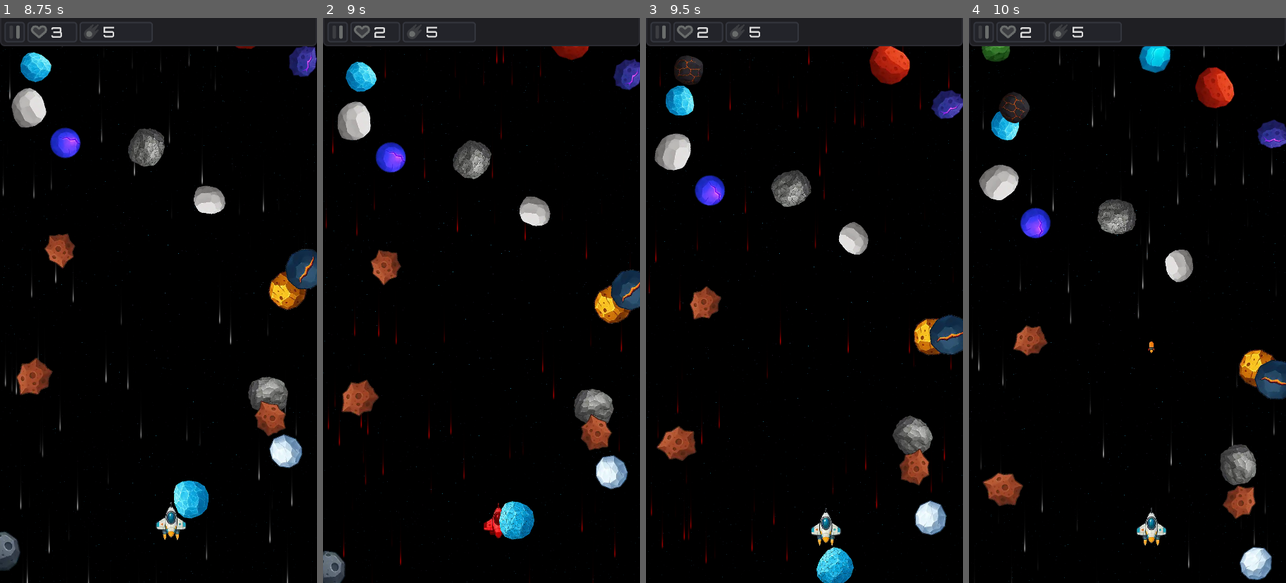
Above: before the commit, frames 1-4 (left to right).
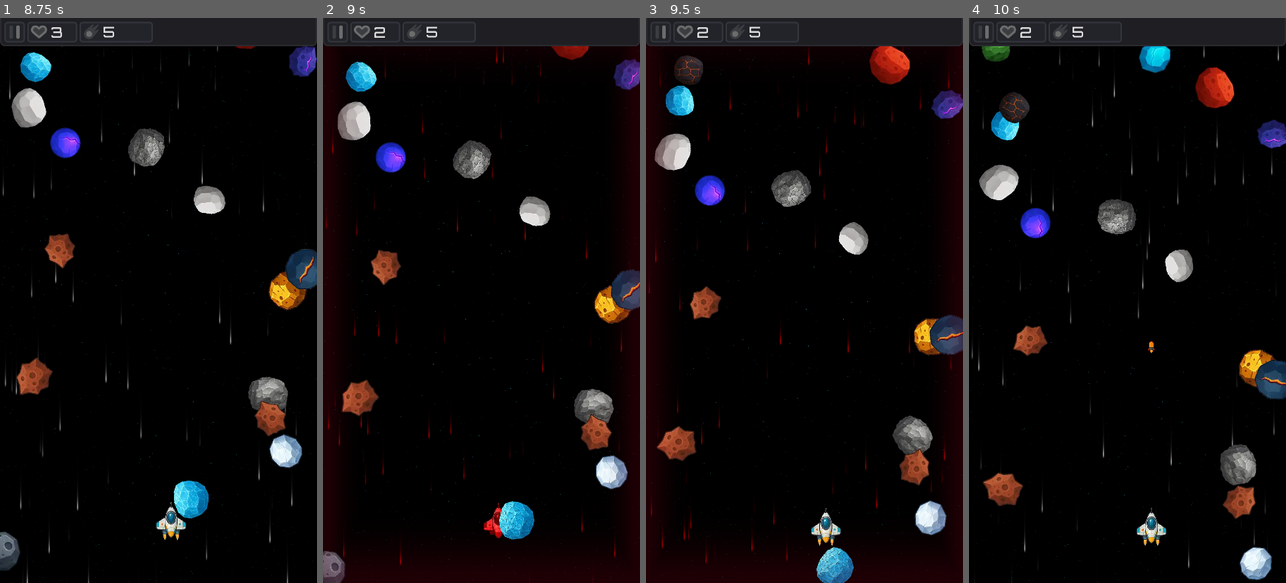
Above: after the commit, the same moments.

Repository: MjavadH/StonDodge
Game: Godot game, scene res://UI/StartMenu/start.tscn
The game is run twice, just before and just after one commit, with the same random seed, the same clock (stepped at 60 frames per second) and the same inputs. Sound files missing from this copy of the repository are replaced by a short silence.
Inputs (mouse positions are in pixels of both pictures, inside the frame that each line leads up to):
- Up to frame 1 (8.75 s): click "Start" at 0.5 s; click "Survival" at 1.25 s; move the mouse to (228, 272) at 2.02 s; press the mouse at (228, 272) at 2.03 s; release the mouse at (228, 272) at 2.75 s; drag from (95, 328) to (269, 57) at 2.77 s; move the mouse to (190, 176) at 3.52 s; press the mouse at (190, 176) at 3.53 s; release the mouse at (190, 176) at 4.25 s; drag from (142, 413) to (0, 176) at 4.27 s; move the mouse to (253, 385) at 5.02 s; press the mouse at (253, 385) at 5.03 s; release the mouse at (253, 385) at 5.75 s; drag from (63, 215) to (269, 215) at 5.77 s; move the mouse to (174, 300) at 6.52 s; press the mouse at (174, 300) at 6.53 s; release the mouse at (174, 300) at 7.25 s; drag from (110, 159) to (190, 362) at 7.27 s; move the mouse to (228, 272) at 8.02 s; press the mouse at (228, 272) at 8.03 s
- Up to frame 2 (9 s): release the mouse at (551, 272) at 8.75 s; drag from (418, 328) to (608, 453) at 8.77 s
- Up to frame 3 (9.5 s): no input
- Up to frame 4 (10 s): move the mouse to (1159, 176) at 9.52 s; press the mouse at (1159, 176) at 9.53 s

Frame 1 is identical in both runs. In frame 2, 7.7% of the frame differs, in the area x 0-100%, y 4-100%; in frame 3, 8.0%; in frame 4, nothing differs.

Commit message:
feat(bonus): add slow-motion power-up
Introduces a new 'Slow-Mo' bonus that slows down enemy movement for a limited time, giving the player a tactical advantage.

- Implements a global speed multiplier in `GameManager` to control the game pace, which is applied to enemy physics.
- The player ship (`BaseShip`) now triggers the effect for 5 seconds upon collecting the bonus.
- Adds all necessary assets, including the bonus icon, data resource (`.tres`), and registers it in the `BonusRegistry` and ship drop tables.

A new screen vignette shader has also been added to provide visual feedback:
- A blue vignette appears when the slow-motion bonus is active.
- A red vignette now appears when the player takes damage.

Finally, the project version is bumped to 5.2.0 to reflect this new feature.

Diff:
--- a/Core/BonusRegistry.tscn
+++ b/Core/BonusRegistry.tscn
@@ -7,7 +7,8 @@
 [ext_resource type="Resource" uid="uid://bnp8wrysoxllv" path="res://Data/Pickups/BulletSpeedBonusData.tres" id="5_wik5w"]
 [ext_resource type="Resource" uid="uid://cmthgg7gbvcmy" path="res://Data/Pickups/2xBonusData.tres" id="6_oejtf"]
 [ext_resource type="Resource" uid="uid://domkqvrw4e2o4" path="res://Data/Pickups/Mini-DroneBonusData.tres" id="7_2500e"]
+[ext_resource type="Resource" uid="uid://c5nq5f6xj6p5n" path="res://Data/Pickups/Slow-MoBonusData.tres" id="8_0acx8"]
 
 [node name="BonusRegistry" type="Node"]
 script = ExtResource("1_wr231")
-all_bonuses = Array[ExtResource("2_2500e")]([ExtResource("3_0acx8"), ExtResource("4_ucl13"), ExtResource("5_wik5w"), ExtResource("6_oejtf"), ExtResource("7_2500e")])
+all_bonuses = Array[ExtResource("2_2500e")]([ExtResource("3_0acx8"), ExtResource("4_ucl13"), ExtResource("5_wik5w"), ExtResource("6_oejtf"), ExtResource("7_2500e"), ExtResource("8_0acx8")])
--- a/Core/GameManager.gd
+++ b/Core/GameManager.gd
@@ -39,7 +39,8 @@
 var _upgrade_levels: Dictionary = {}
 var _current_settings: Dictionary = {}
 
-var t0: int = 0
+var current_slow_mo_multiplier: float = 1.0
+
 ##- Godot Engine Functions ----------------------------------------------------##
 
 func _ready() -> void:
@@ -106,6 +107,14 @@
 		_high_score = _current_game_score
 	total_score_updated.emit(_total_score)
 	save_game()
+
+##- Public API: Bonus ---------------------------------------------------------##
+
+func set_slow_mo_multiplier(multiplier: float) -> void:
+	current_slow_mo_multiplier = multiplier
+
+func get_slow_mo_multiplier() -> float:
+	return current_slow_mo_multiplier
 
 ##- Public API: Equipment -----------------------------------------------------##
 
--- /dev/null
+++ b/Data/Pickups/Slow-MoBonusData.tres
@@ -0,0 +1,12 @@
+[gd_resource type="Resource" script_class="BonusData" load_steps=3 format=3 uid="uid://c5nq5f6xj6p5n"]
+
+[ext_resource type="Script" uid="uid://b7b3jt3pp3g7e" path="res://Data/Pickups/BonusData.gd" id="1_wo1hm"]
+[ext_resource type="Texture2D" uid="uid://bgg85xkpg4fw7" path="res://Bonus/assets/Bonus_Slow-Mo.webp" id="2_wo1hm"]
+
+[resource]
+script = ExtResource("1_wo1hm")
+bonus_type = &"Slow-Mo"
+texture = ExtResource("2_wo1hm")
+collection_anim_name = &"Blue"
+weight = 3
+metadata/_custom_type_script = "uid://b7b3jt3pp3g7e"
--- a/Data/Ships/LunarPhantomData.tres
+++ b/Data/Ships/LunarPhantomData.tres
@@ -20,6 +20,7 @@
 &"2x": 50,
 &"Heal": 10,
 &"Mini-Drone": 10,
+&"Slow-Mo": 5,
 &"Speed": 30
 }
 metadata/_custom_type_script = "uid://dvkagn0jer5ew"
--- a/Data/Ships/SolarDragonData.tres
+++ b/Data/Ships/SolarDragonData.tres
@@ -21,6 +21,7 @@
 &"BulletSpeed": 30,
 &"Heal": 10,
 &"Mini-Drone": 10,
+&"Slow-Mo": 5,
 &"Speed": 40
 }
 metadata/_custom_type_script = "uid://dvkagn0jer5ew"
--- a/Data/Ships/ThunderboltShipData.tres
+++ b/Data/Ships/ThunderboltShipData.tres
@@ -21,6 +21,7 @@
 &"BulletSpeed": 40,
 &"Heal": 10,
 &"Mini-Drone": 10,
+&"Slow-Mo": 20,
 &"Speed": 40
 }
 metadata/_custom_type_script = "uid://dvkagn0jer5ew"
--- a/Enemies/Meteor/meteor.gd
+++ b/Enemies/Meteor/meteor.gd
@@ -11,6 +11,7 @@
 var _is_bonus_carrier: bool
 var _is_dead: bool = false
 var _speed: float
+var _base_speed: float
 
 # --- Node References ---
 @onready var sprite: Sprite2D = $Sprite2D
@@ -31,7 +32,7 @@
 	# Set a random scale and speed.
 	var random_scale: float = randf_range(0.7, 1.05)
 	scale = Vector2(random_scale, random_scale)
-	_speed = randf_range(160.0, 320.0)
+	_base_speed = randf_range(160.0, 320.0)
 
 	# Initialize shader
 	if sprite.material:
@@ -51,6 +52,7 @@
 ##- Godot Engine Functions ----------------------------------------------------##
 
 func _physics_process(delta: float) -> void:
+	_speed = _base_speed * GameManager.get_slow_mo_multiplier()
 	position.y += _speed * delta
 	sprite.rotation += delta
 
--- a/Enemies/Meteor/meteor.tscn
+++ b/Enemies/Meteor/meteor.tscn
@@ -1002,14 +1002,13 @@
 texture = ExtResource("3_srygd")
 
 [node name="CollisionShape2D" type="CollisionShape2D" parent="."]
-visible = false
 shape = SubResource("CircleShape2D_hxk0h")
 
 [node name="ExplosionAnim" type="AnimatedSprite2D" parent="."]
 visible = false
 scale = Vector2(2, 2)
 sprite_frames = SubResource("SpriteFrames_ur8yj")
-animation = &"BlueBonusMeteor"
+animation = &"BlueMeteor"
 
 [node name="ExplosionSound" type="AudioStreamPlayer" parent="."]
 stream = SubResource("AudioStreamRandomizer_0f66u")
--- a/Player/Base/BaseShip.gd
+++ b/Player/Base/BaseShip.gd
@@ -6,6 +6,8 @@
 signal health_updated(current: int, max: int)
 signal took_damage
 signal request_drone
+signal slow_motion_started
+signal slow_motion_ended
 # Emitted when an ability is successfully activated.
 signal ability_activated(ability_id: StringName)
 # Emitted when a cooldown finishes and an ability is ready again.
@@ -68,6 +70,7 @@
 @onready var speed_bonus_timer: Timer = $SpeedBonusTimer
 @onready var bullet_speed_bonus_timer: Timer = $BulletSpeedBonusTimer
 @onready var _2x_bonus_timer: Timer = $"2xBonusTimer"
+@onready var slow_mo_timer: Timer = $SlowMoTimer
 
 ##- Godot Engine Functions ----------------------------------------------------##
 func _ready() -> void:
@@ -168,6 +171,10 @@
 			_2x_bonus_timer.start()
 		"Mini-Drone":
 			request_drone.emit()
+		"Slow-Mo":
+			GameManager.set_slow_mo_multiplier(0.3)
+			slow_motion_started.emit()
+			slow_mo_timer.start(5.0)
 	_recalculate_stats()
 
 func set_paused(paused: bool) -> void:
@@ -352,3 +359,7 @@
 
 func _on_x_bonus_timer_timeout() -> void:
 	GameManager.set_score_multiplier(GameManager.get_score_multiplier() / 2)
+
+func _on_slow_mo_timer_timeout() -> void:
+	GameManager.set_slow_mo_multiplier(1.0)
+	slow_motion_ended.emit()
--- a/Player/Base/BaseShip.tscn
+++ b/Player/Base/BaseShip.tscn
@@ -179,8 +179,13 @@
 wait_time = 10.0
 one_shot = true
 
+[node name="SlowMoTimer" type="Timer" parent="."]
+wait_time = 5.0
+one_shot = true
+
 [connection signal="animation_finished" from="ExplosionAnim" to="." method="_on_explosion_anim_animation_finished"]
 [connection signal="timeout" from="DamageTimer" to="." method="_on_invincibility_timer_timeout"]
 [connection signal="timeout" from="SpeedBonusTimer" to="." method="_on_speed_bonus_timer_timeout"]
 [connection signal="timeout" from="BulletSpeedBonusTimer" to="." method="_on_bullet_speed_bonus_timer_timeout"]
 [connection signal="timeout" from="2xBonusTimer" to="." method="_on_x_bonus_timer_timeout"]
+[connection signal="timeout" from="SlowMoTimer" to="." method="_on_slow_mo_timer_timeout"]
--- /dev/null
+++ b/World/Assets/FrameVignette.gdshader
@@ -0,0 +1,13 @@
+shader_type canvas_item;
+
+uniform vec4 glow_color : source_color = vec4(0.7, 0.9, 1.0, 0.8);
+uniform float width : hint_range(0.0, 1.0) = 0.5;
+uniform float intensity : hint_range(0.0, 5.0) = 1.5;
+uniform float falloff : hint_range(0.1, 10.0) = 2.0;
+
+void fragment() {
+	float dist_from_edge = min(min(UV.x, 1.0 - UV.x), min(UV.y, 1.0 - UV.y));
+	float glow_progress = 1.0 - smoothstep(0.0, width, dist_from_edge);
+	float glow_value = pow(glow_progress, falloff) * intensity;
+	COLOR = vec4(glow_color.rgb, clamp(glow_value * glow_color.a, 0.0, 1.0));
+}
--- a/World/main.gd
+++ b/World/main.gd
@@ -17,6 +17,7 @@
 @onready var in_game_hud: InGameHUD = $InGameHUD
 @onready var blackout_overlay: BlackoutOverlay = $EffectsLayer/BlackoutOverlay
 @onready var background_scene: Background = $Background
+@onready var frame_vignette: ColorRect = $EffectsLayer/FrameVignette
 
 # Containers for spawned objects
 @onready var meteors_container: Node = $Meteors
@@ -145,6 +146,8 @@
 	_player_instance.died.connect(_on_player_died)
 	_player_instance.took_damage.connect(_on_player_took_damage)
 	_player_instance.request_drone.connect(_on_player_request_drone)
+	_player_instance.slow_motion_started.connect(_on_player_slow_motion_started)
+	_player_instance.slow_motion_ended.connect(_on_player_slow_motion_ended)
 
 func _start_payload_mode():
 	_payload_instance = PAYLOAD_SCENE.instantiate()
@@ -177,6 +180,20 @@
 	var point_y: float = path_curve.get_point_position(0).y
 	path_curve.set_point_position(0, Vector2(0, point_y))
 	path_curve.set_point_position(1, Vector2(screen_rect.size.x, point_y))
+
+func _show_frame_vignette(effect_color: Color) -> void:
+	var mat: ShaderMaterial = frame_vignette.material as ShaderMaterial
+	if mat:
+		mat.set_shader_parameter("glow_color", effect_color)
+	frame_vignette.show()
+	var tween = create_tween().set_trans(Tween.TRANS_SINE).set_ease(Tween.EASE_IN_OUT)
+	tween.tween_property(mat, "shader_parameter/width", 0.3, 0.2)
+
+func _hide_frame_vignette() -> void:
+	var mat: ShaderMaterial = frame_vignette.material as ShaderMaterial
+	var tween = create_tween().set_trans(Tween.TRANS_SINE).set_ease(Tween.EASE_IN_OUT)
+	tween.tween_property(mat, "shader_parameter/width", 0.0, 0.2)
+	frame_vignette.hide()
 
 ##- Boss Trigger Logic --------------------------------------------------------##
 func _trigger_next_boss_encounter() -> void:
@@ -260,10 +277,18 @@
 func _on_player_took_damage() -> void:
 	# Visual feedback for player damage.
 	background_scene.flash_drop_color(Color.RED)
+	_show_frame_vignette(Color.from_rgba8(220,0,35,100))
 	camera_2d.start_shake()
 	await get_tree().create_timer(1.2).timeout
 
 	background_scene.flash_drop_color()
+	_hide_frame_vignette()
+
+func _on_player_slow_motion_started() -> void:
+	_show_frame_vignette(Color.from_rgba8(0,185,220,100))
+
+func _on_player_slow_motion_ended() -> void:
+	_hide_frame_vignette()
 
 func _on_player_request_drone() -> void:
 	if _minidrone_instance == null:
--- a/World/main.tscn
+++ b/World/main.tscn
@@ -6,6 +6,7 @@
 [ext_resource type="PackedScene" uid="uid://47u51qruffq0" path="res://UI/Pause/pause.tscn" id="5_4dugh"]
 [ext_resource type="Script" uid="uid://c5owqjnxhua7a" path="res://World/Components/camera_2d.gd" id="5_kfbq2"]
 [ext_resource type="PackedScene" uid="uid://dx01yci07rsln" path="res://World/Components/BlackoutOverlay.tscn" id="5_xpxos"]
+[ext_resource type="Shader" uid="uid://cgs4ccqmobx58" path="res://World/Assets/FrameVignette.gdshader" id="6_1hcjw"]
 [ext_resource type="PackedScene" uid="uid://rvrodyo67gq3" path="res://World/Components/free_zone.tscn" id="7_4dugh"]
 
 [sub_resource type="Curve2D" id="Curve2D_53q0u"]
@@ -13,6 +14,13 @@
 "points": PackedVector2Array(0, 0, 0, 0, 0, 0, 0, 0, 0, 0, 1080, 0)
 }
 point_count = 2
+
+[sub_resource type="ShaderMaterial" id="ShaderMaterial_pyyff"]
+shader = ExtResource("6_1hcjw")
+shader_parameter/glow_color = Color(0, 0.72549, 0.862745, 0.392157)
+shader_parameter/width = 0.0
+shader_parameter/intensity = 0.35
+shader_parameter/falloff = 7.5
 
 [node name="Main" type="Node2D"]
 script = ExtResource("1_xwkvk")
@@ -65,6 +73,15 @@
 [node name="BlackoutOverlay" parent="EffectsLayer" instance=ExtResource("5_xpxos")]
 visible = false
 
+[node name="FrameVignette" type="ColorRect" parent="EffectsLayer"]
+visible = false
+material = SubResource("ShaderMaterial_pyyff")
+anchors_preset = 15
+anchor_right = 1.0
+anchor_bottom = 1.0
+grow_horizontal = 2
+grow_vertical = 2
+
 [node name="InGameHUD" parent="." instance=ExtResource("3_8pwpp")]
 
 [node name="Pause" parent="." instance=ExtResource("5_4dugh")]
--- a/project.godot
+++ b/project.godot
@@ -15,7 +15,7 @@
 "en": "StonDodge",
 "fa": "شهاب‌گریز"
 }
-config/version="5.1.0"
+config/version="5.2.0"
 run/main_scene="uid://b7r7ju1ydy6t5"
 config/quit_on_go_back=false
 config/features=PackedStringArray("4.4", "GL Compatibility")
Binary file added: Bonus/assets/Bonus_Slow-Mo.webp
Not shown, added: Bonus/assets/Bonus_Slow-Mo.webp.import
Not shown: 1 places in Core/BonusRegistry.tscn that only renumber resources
Not shown, added: World/Assets/FrameVignette.gdshader.uid
Not shown: 1 places in World/main.tscn that only renumber resources
